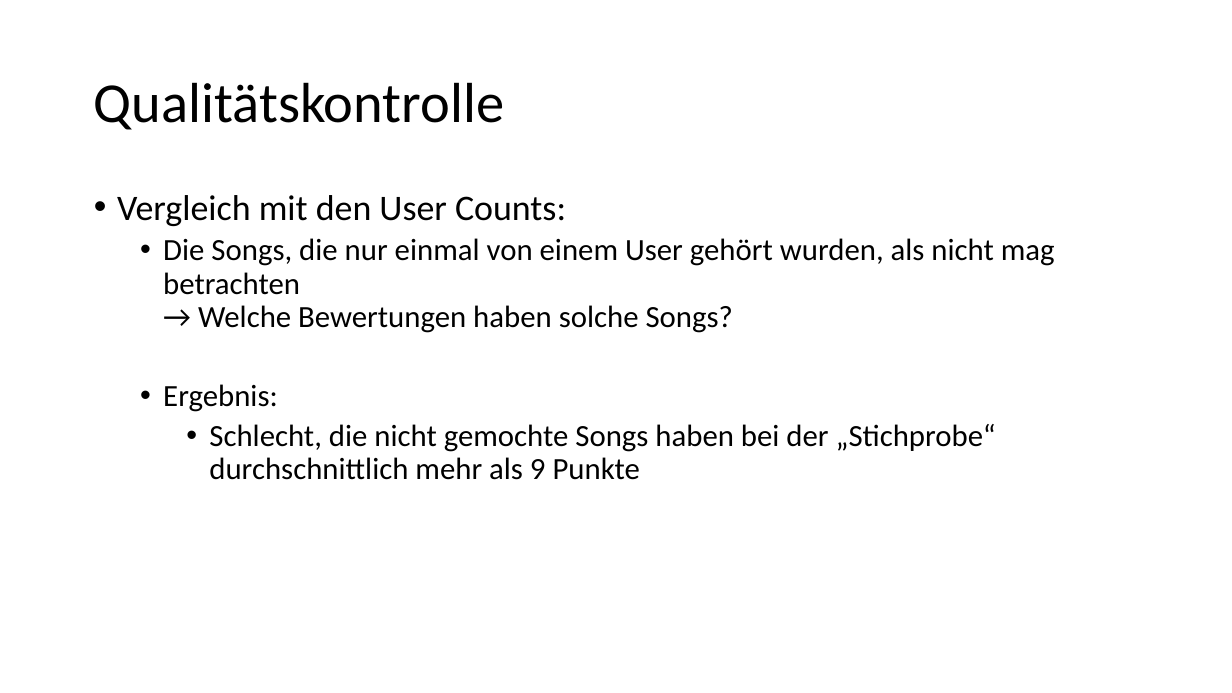
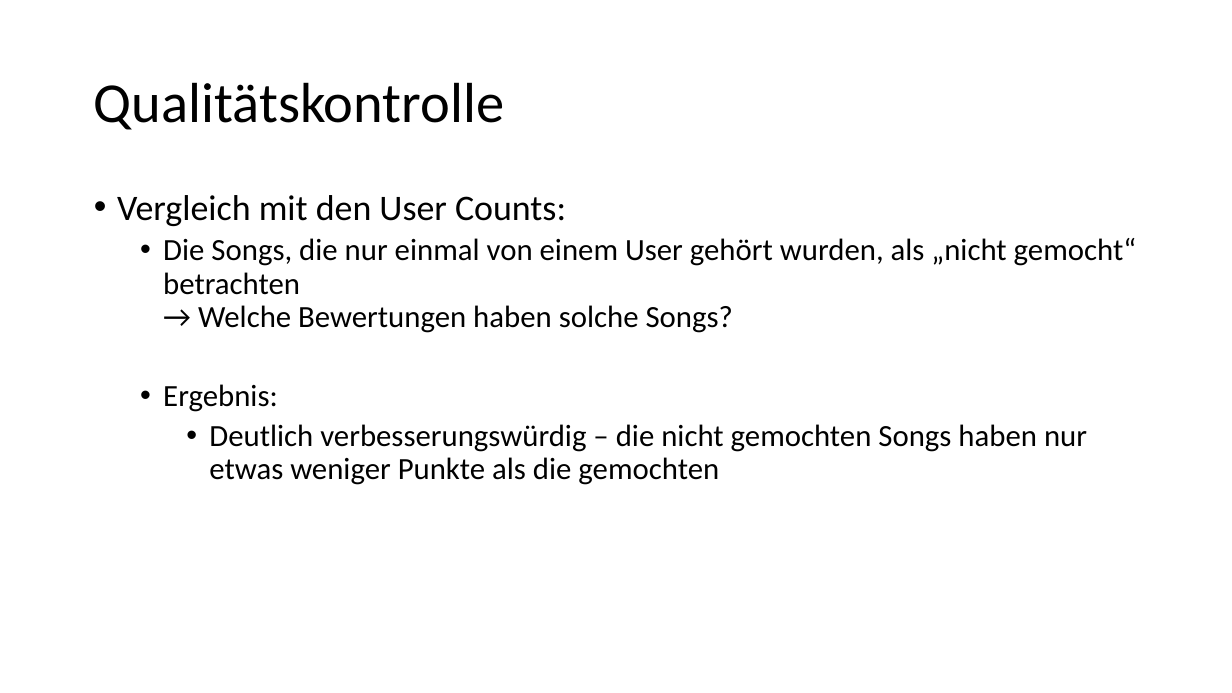
Before and after one commit to ChulioZ/music-recommender, a slide deck: slide 5 of Zwischenpräsentation.pptx. Drawn at 1232x693 pixels with LibreOffice and Linux fonts; fonts in the diff are those of the drawing. Boxes give left, top, right and bottom in pixels: in the first picture for what was removed or moved away, otherwise in the second. Text is boxed around its words. In the diff, an @@ line names an element or a change of style, - is before the commit and + after.

```diff
--- a/Zwischenpräsentation.pptx
+++ b/Zwischenpräsentation.pptx
@@ text at <box>163,238,1137,333</box>: text changed @@
-  • Die Songs, die nur einmal von einem User gehört wurden, als nicht mag betrachten
-    → Welche Bewertungen haben solche Songs?
+  • Die Songs, die nur einmal von einem User gehört wurden, als „nicht gemocht“ betrachten
+    → Welche Bewertungen haben solche Songs?
@@ text at <box>209,424,1087,485</box>: text changed @@
-    • Schlecht, die nicht gemochte Songs haben bei der „Stichprobe“ durchschnittlich mehr als 9 Punkte
+    • Deutlich verbesserungswürdig – die nicht gemochten Songs haben nur etwas weniger Punkte als die gemochten
```
Also in this commit, not shown: 6 other slides changed.
